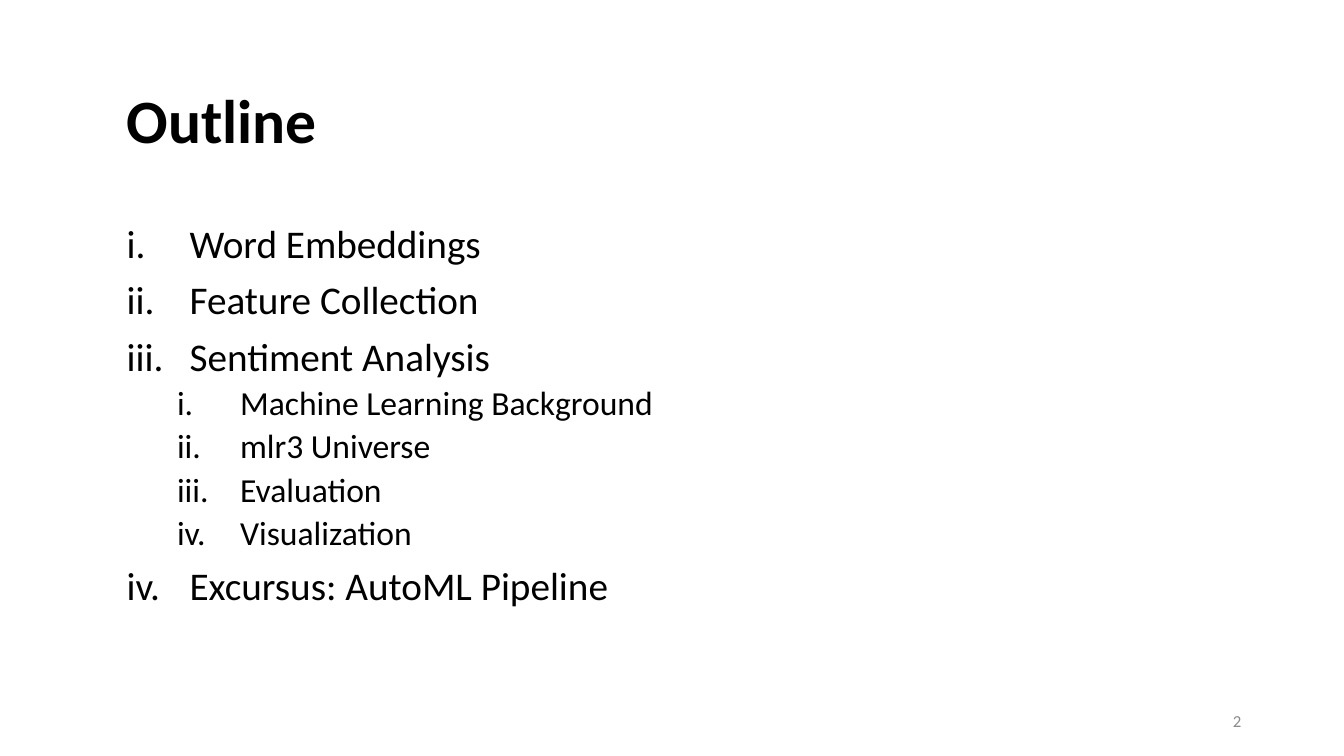
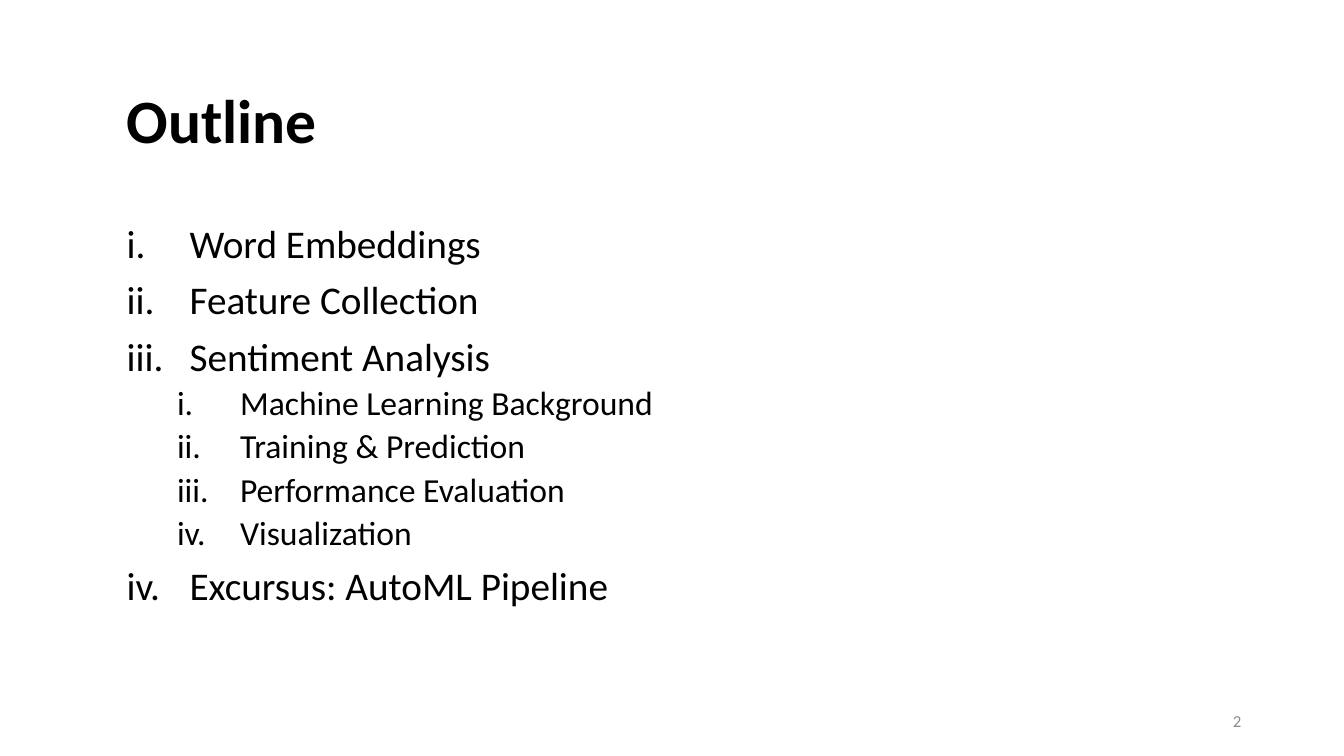
Before and after one commit to lisa-wm/consulting, a slide deck: slide 2 of 5_seminar/Contents_Part_02/slides/slides_II_3.pptx. Drawn at 1344x756 pixels with LibreOffice and Linux fonts; fonts in the diff are those of the drawing. Boxes give left, top, right and bottom in pixels: in the first picture for what was removed or moved away, otherwise in the second. Text is boxed around its words. In the diff, an @@ line names an element or a change of style, - is before the commit and + after.

```diff
--- a/5_seminar/Contents_Part_02/slides/slides_II_3.pptx
+++ b/5_seminar/Contents_Part_02/slides/slides_II_3.pptx
@@ text at [240, 434, 565, 503]: text changed @@
-  ii. mlr3 Universe
-  iii. Evaluation
+  ii. Training & Prediction
+  iii. Performance Evaluation
```
Also in this commit, not shown: 2 other slides changed, 12 slides added, 1 slide removed, 3 other files.
